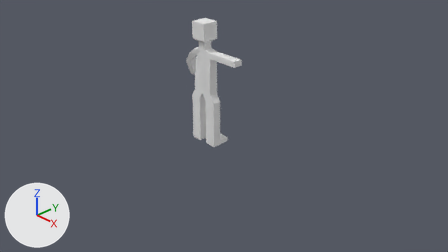
Two versions of the Blender file Assets/human.blend, one commit apart.
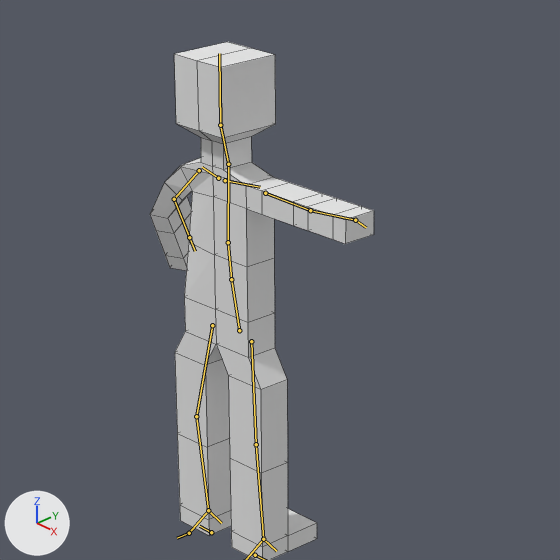
Each version is shown from the file's camera 'Camera', then close up on the part from 33% to 64% of the width and 3% to 58% of the height. The lights are fixed; the arrows at lower left show +X, +Y and +Z. The bones that bend it are drawn over the model as lines in the close-ups. The close-ups show mesh edges as thin lines.
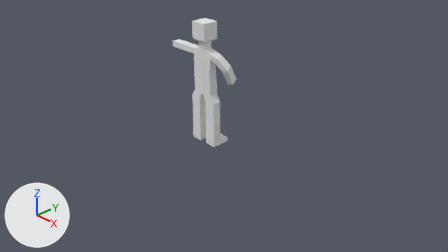
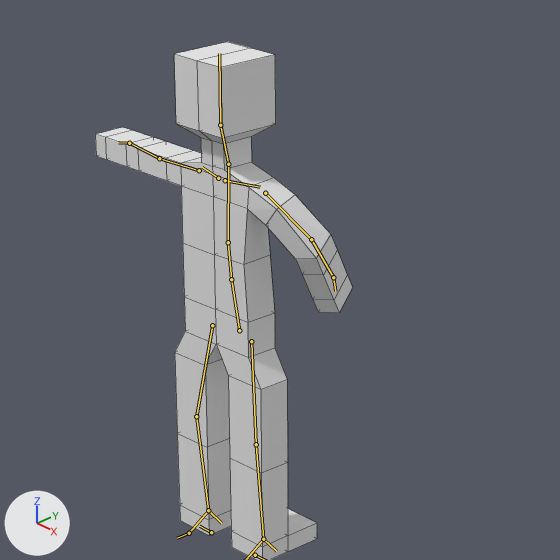
The newer file adds an action. The first version stands in its rest pose; the second is drawn at frame 0 of the action 'Idle'.

Boxes [x1, y1, x2, y2] around the edits, measured in the close-ups (560 x 560 px):
'Cube', posed: before [150, 42, 374, 560]; after [95, 42, 352, 560]
bone 'upper_arm.L', root to tip: before (265, 193) to (310, 210); after (265, 193) to (311, 239)
bone 'forearm.L', root to tip: before (310, 210) to (355, 220); after (311, 239) to (333, 277)
bone 'upper_arm.R', root to tip: before (199, 170) to (174, 199); after (199, 170) to (159, 158)
bone 'forearm.R', root to tip: before (174, 199) to (189, 237); after (159, 158) to (129, 143)

The change in detail:
Bone 'upper_arm.L' (bone_upper_arm_l) turns from (0, 0, 0) to (-14, -6, -40) degrees about its own x, y and z.
Bone 'forearm.L' (bone_forearm_l) turns from (0, 0, 0) to (-24, 3, -41) degrees about its own x, y and z.
Bone 'upper_arm.R' (bone_upper_arm_r) turns from (0, -28, 41) to (0, 0, 0) degrees about its own x, y and z.
Bone 'forearm.R' (bone_forearm_r) turns from (-7, 0, 49) to (0, 0, 0) degrees about its own x, y and z.
